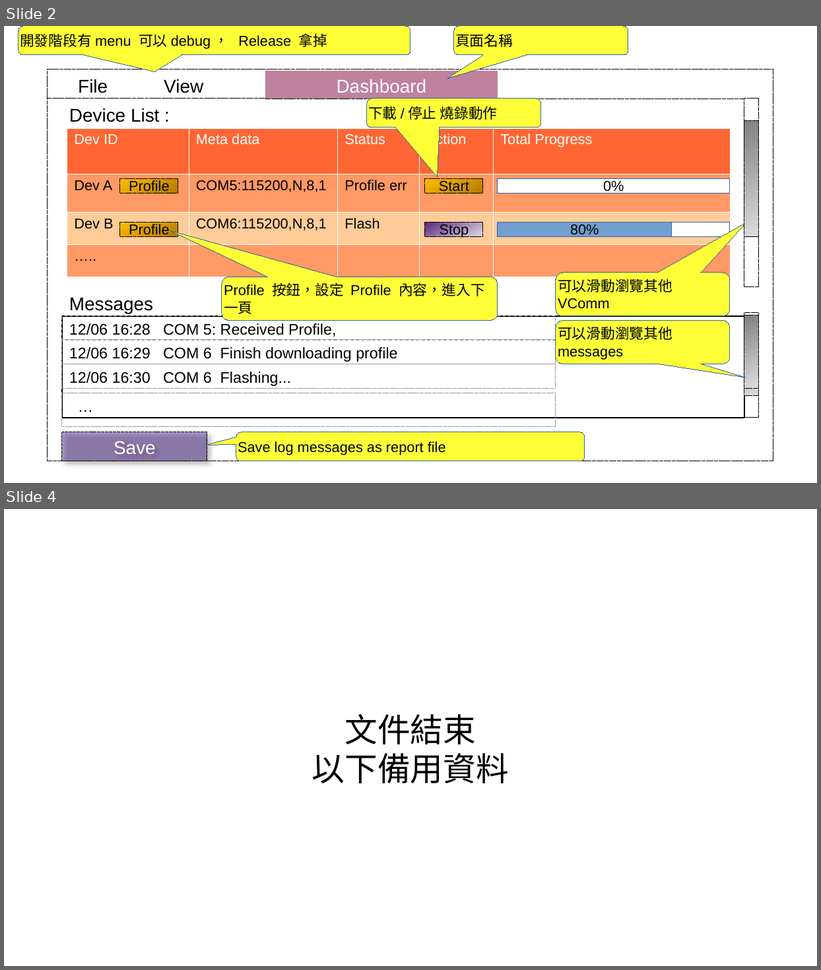
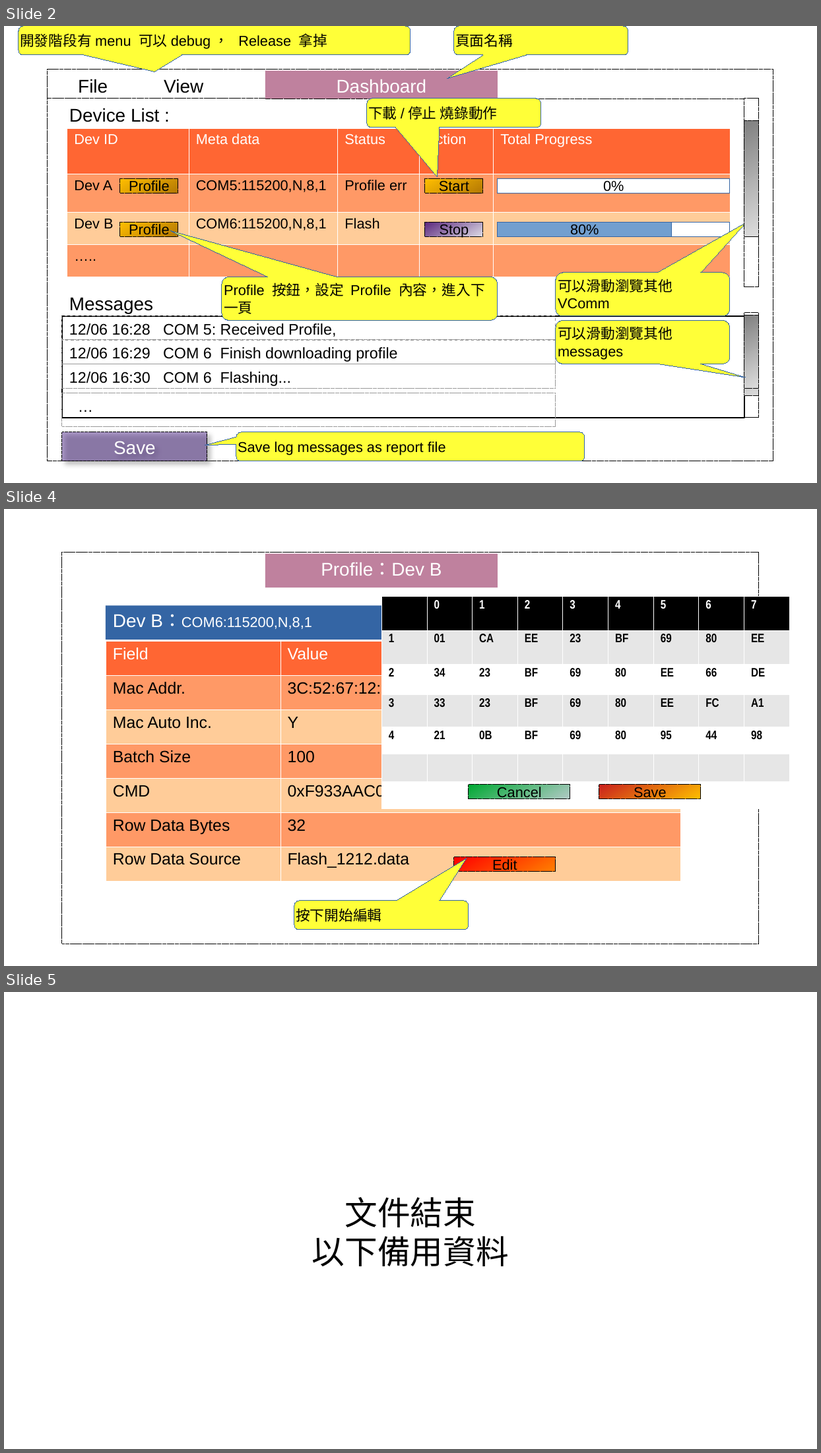
Before and after one commit to tomjpsun/obsidianVaults, a slide deck: DM9051A OTP 燒錄專案/Sketch.odp. Shown one above the other, each under a label of ours: slides 2 and 4 before the commit, slides 2, 4 and 5 after it; the slides between them are not shown. The pictures are 821x970 and 821x1453 pixels, drawn with LibreOffice and Linux fonts; fonts in the diff are those of the drawing. Boxes give left, top, right and bottom in pixels: in the first picture for what was removed or moved away, otherwise in the second. Text is boxed around its words. In the diff, an @@ line names an element or a change of style, - is before the commit and + after.

```diff
--- a/DM9051A OTP 燒錄專案/Sketch.odp
+++ b/DM9051A OTP 燒錄專案/Sketch.odp
@@ slide 4 added at box(4, 509, 817, 966), background #FFFFFF @@
@@ rectangle added at box(62, 553, 760, 945), outline #000000 0 pt dashed @@
@@ rectangle added at box(265, 554, 498, 588), fill #BF819E, 18 pt, text #FFFFFF @@
+Profile：Dev B
@@ rectangle added at box(106, 605, 422, 640), fill #3465A4, 14 pt, text #FFFFFF @@
+Dev B：COM6:115200,N,8,1
@@ table added at box(382, 596, 787, 809), 7 rows, 9 columns @@
+ | 0 | 1 | 2 | 3 | 4 | 5 | 6 | 7
+1 | 01 | CA | EE | 23 | BF | 69 | 80 | EE
+2 | 34 | 23 | BF | 69 | 80 | EE | 66 | DE
+3 | 33 | 23 | BF | 69 | 80 | EE | FC | A1
+4 | 21 | 0B | BF | 69 | 80 | 95 | 44 | 98
+ |  |  |  |  |  |  |  | 
+ |  |  |  |  |  |  |  | 
@@ table added at box(106, 641, 681, 881), 7 rows, 2 columns @@
+Field | Value
+Mac Addr. | 3C:52:67:12:E3:46
+Mac Auto Inc. | Y
+Batch Size | 100
+CMD | 0xF933AAC0
+Row Data Bytes | 32
+Row Data Source | Flash_1212.data
@@ rectangle added at box(469, 785, 571, 799), fill gradient #00A933 to #B3CAC7, outline #000000 0 pt dashed, 14 pt, text #000000 @@
+Cancel
@@ rectangle added at box(599, 785, 701, 799), fill gradient #C9211E to #FFBF00, outline #000000 0 pt dashed, 14 pt, text #000000 @@
+Save
@@ rectangle added at box(454, 857, 556, 872), fill gradient #FF0000 to #FF8000, outline #000000 0 pt dashed, 14 pt, text #000000 @@
+Edit
@@ rounded speech box added at box(294, 901, 469, 929), fill #FFFF38, outline #3465A4 0 pt, 14 pt, text #000000 @@
+按下開始編輯
@@ what was slide 4 is now slide 5 @@
```
Also in this commit, not shown: 1 slide changed, 1 other file.
